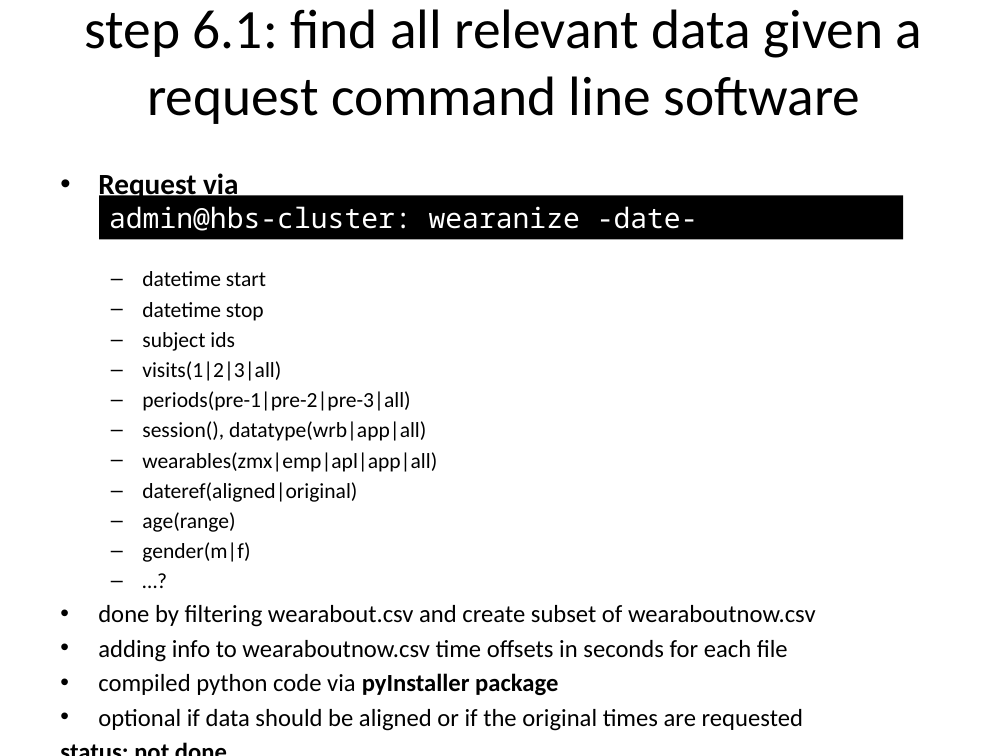
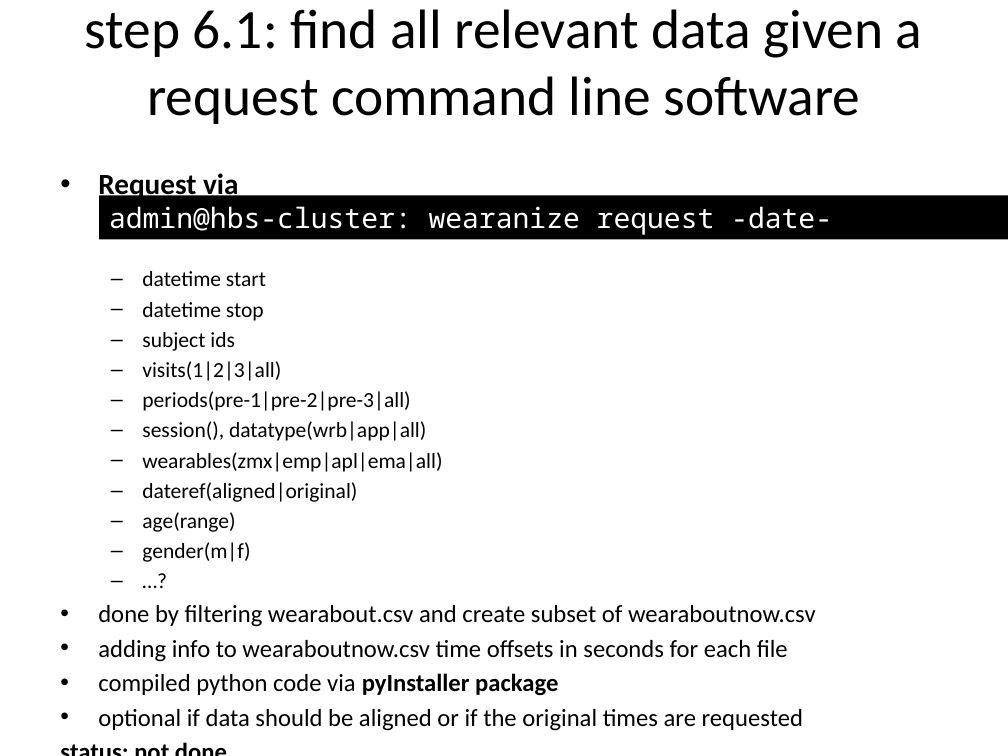
Before and after one commit to raytut/wearanize, a slide deck: slide 17 of snippets/HBS_wearanize.pptx. Drawn at 1008x756 pixels with LibreOffice and Linux fonts; fonts in the diff are those of the drawing. Boxes give left, top, right and bottom in pixels: in the first picture for what was removed or moved away, otherwise in the second. Text is boxed around its words. In the diff, an @@ line names an element or a change of style, - is before the commit and + after.

```diff
--- a/snippets/HBS_wearanize.pptx
+++ b/snippets/HBS_wearanize.pptx
@@ rectangle "admin@hbs-cluster: wearanize request -date-start='2018-09-12 ..." resized from (x1=99, y1=196, x2=903, y2=240) to (x1=99, y1=196, x2=1008, y2=240) @@
@@ text in rectangle at (x1=109, y1=206, x2=832, y2=240): text changed @@
-admin@hbs-cluster: wearanize -date-start='2018-09-12' …
+admin@hbs-cluster: wearanize request -date-start='2018-09-12' …
@@ text at (x1=142, y1=452, x2=442, y2=472): text changed @@
-  – wearables(zmx|emp|apl|app|all)
+  – wearables(zmx|emp|apl|ema|all)
```
Also in this commit, not shown: 6 other slides changed, 1 slide added.
